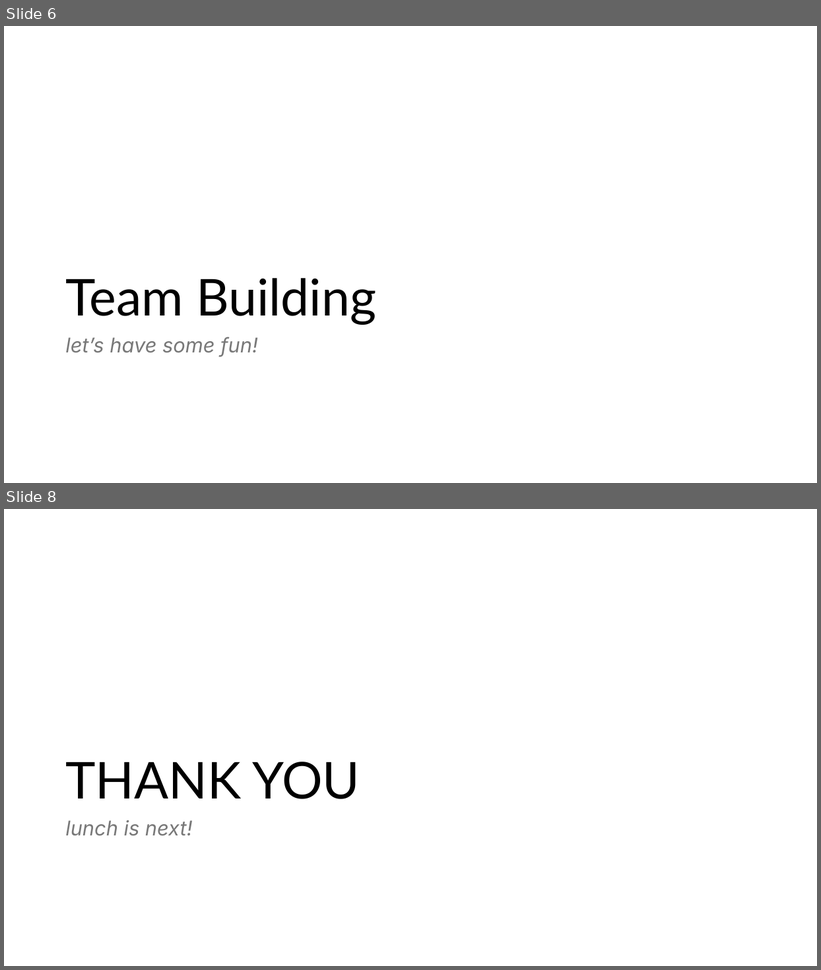
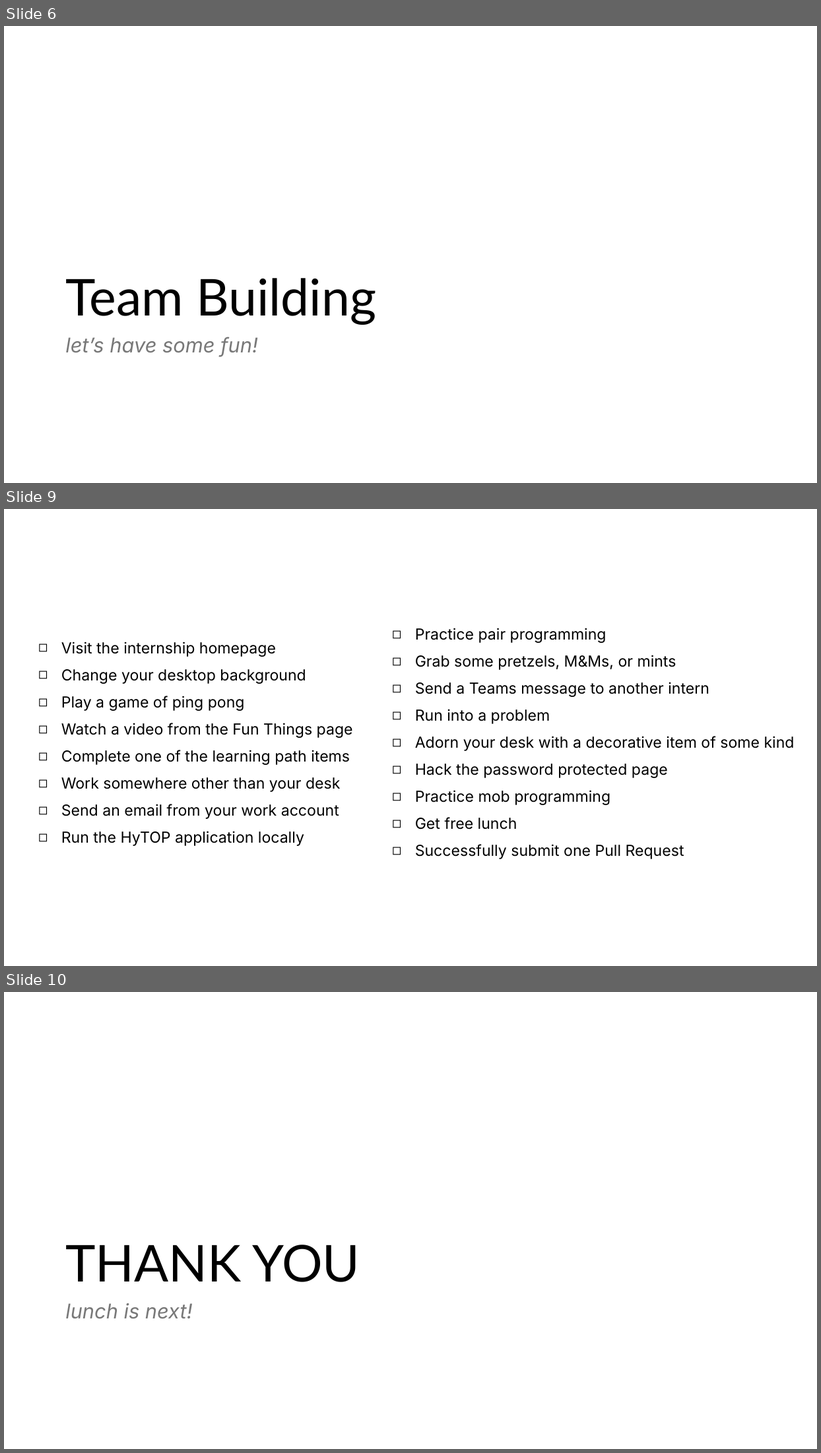
Before and after one commit to hylandtechoutreach/peeke-internship-2025, a slide deck: MeetTeam.pptx. Shown one above the other, each under a label of ours: slides 6 and 8 before the commit, slides 6, 9 and 10 after it; the slides between them are not shown. The pictures are 821x970 and 821x1453 pixels, drawn with LibreOffice and Linux fonts; fonts in the diff are those of the drawing. Boxes give left, top, right and bottom in pixels: in the first picture for what was removed or moved away, otherwise in the second. Text is boxed around its words. In the diff, an @@ line names an element or a change of style, - is before the commit and + after.

```diff
--- a/MeetTeam.pptx
+++ b/MeetTeam.pptx
@@ slide 9 added at (4, 509, 817, 966), background #FFFFFF @@
@@ text added at (61, 642, 353, 846), 18 pt, text #000000 @@
+◻ Visit the internship homepage
+◻ Change your desktop background
+◻ Play a game of ping pong
+◻ Watch a video from the Fun Things page
+◻ Complete one of the learning path items
+◻ Work somewhere other than your desk
+◻ Send an email from your work account
+◻ Run the HyTOP application locally
@@ text added at (415, 628, 795, 859), 18 pt, text #000000 @@
+◻ Practice pair programming
+◻ Grab some pretzels, M&Ms, or mints
+◻ Send a Teams message to another intern
+◻ Run into a problem
+◻ Adorn your desk with a decorative item of some kind
+◻ Hack the password protected page
+◻ Practice mob programming
+◻ Get free lunch
+◻ Successfully submit one Pull Request
@@ what was slide 8 is now slide 10 @@
```
Also in this commit, not shown: 3 slides changed, 1 other slide added, 2 other files.
